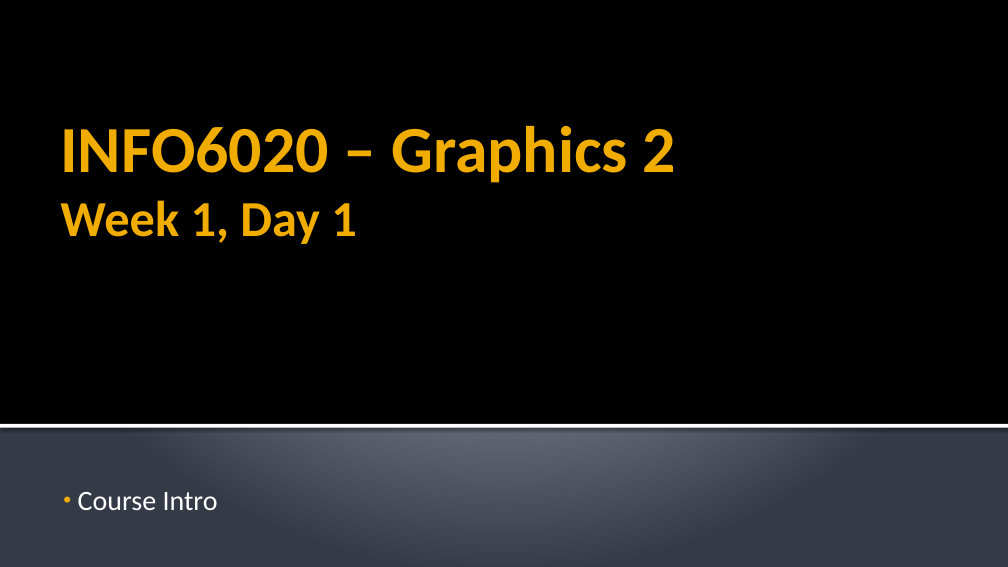
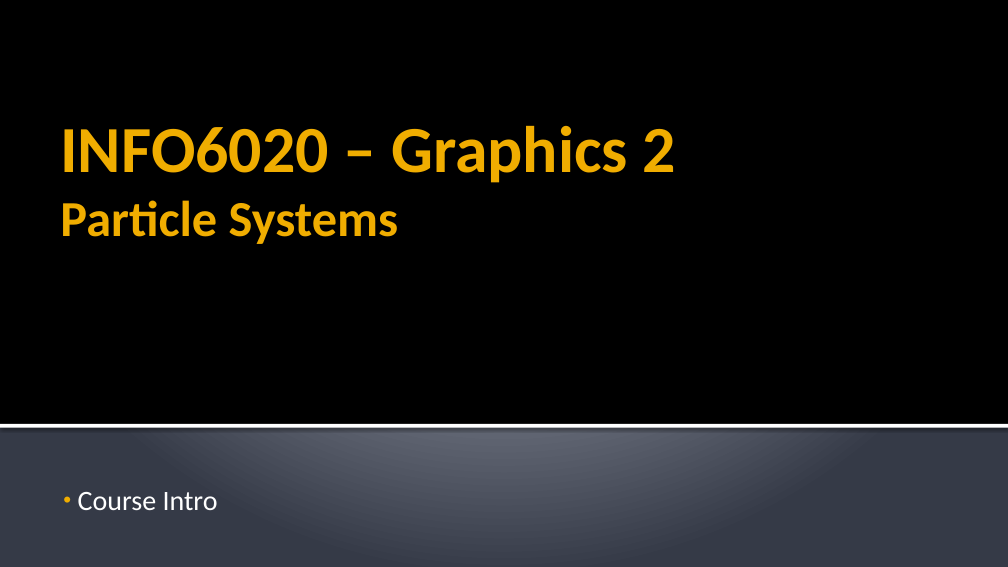
Before and after one commit to FeeneyCodes/GDP202324, a slide deck: slide 1 of 6020_Graph_2/D2D/W01/Week_01/Particle_Systems.pptx. Drawn at 1008x567 pixels with LibreOffice and Linux fonts; fonts in the diff are those of the drawing. Boxes give left, top, right and bottom in pixels: in the first picture for what was removed or moved away, otherwise in the second. Text is boxed around its words. In the diff, an @@ line names an element or a change of style, - is before the commit and + after.

```diff
--- a/6020_Graph_2/D2D/W01/Week_01/Particle_Systems.pptx
+++ b/6020_Graph_2/D2D/W01/Week_01/Particle_Systems.pptx
@@ title at [60, 125, 676, 244]: text changed @@
-INFO6020 – Graphics 2
-Week 1, Day 1
+INFO6020 – Graphics 2
+Particle Systems
```
Also in this commit, not shown: 2 slides added, 6 slides removed, 17 other files.
